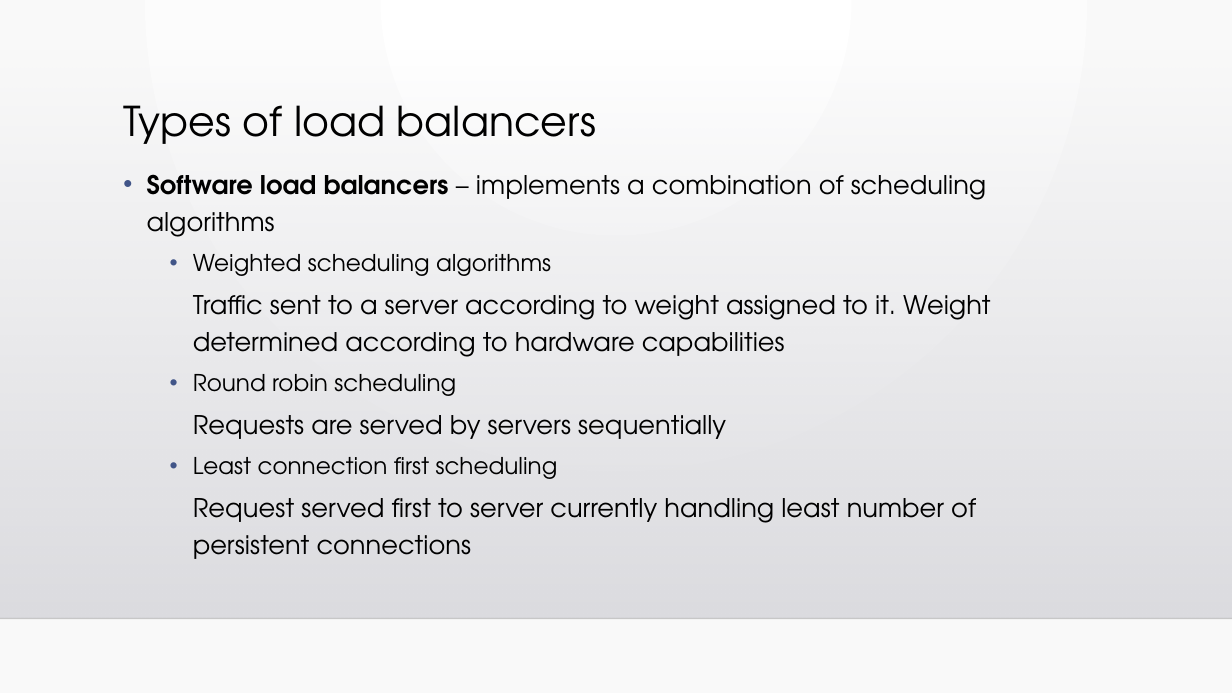
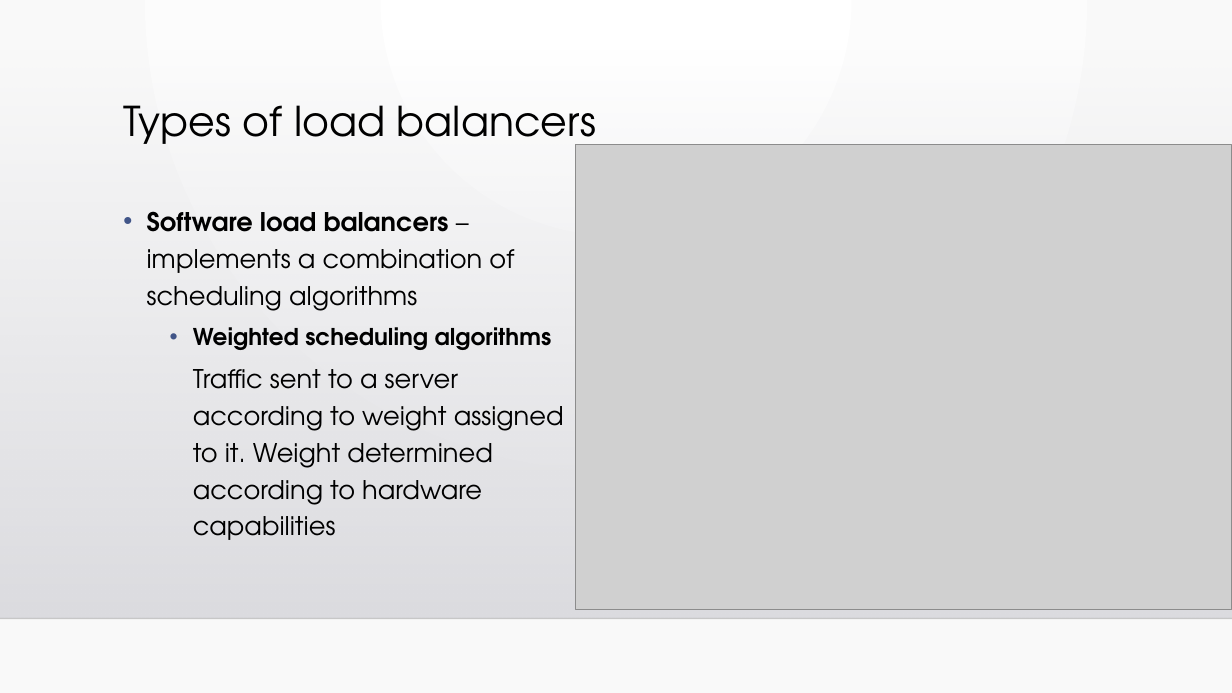
Before and after one commit to shishirkulkarni/DistributedSystems, a slide deck: slide 5 of Homework 9 - Distributed Applications/load_balancer.pptx (slide 3 before the commit). Drawn at 1232x693 pixels with LibreOffice and Linux fonts; fonts in the diff are those of the drawing; grey boxes stand for pictures; background and template pictures are left out. Boxes give left, top, right and bottom in pixels: in the first picture for what was removed or moved away, otherwise in the second. Text is boxed around its words. In the diff, an @@ line names an element or a change of style, - is before the commit and + after.

```diff
--- a/Homework 9 - Distributed Applications/load_balancer.pptx
+++ b/Homework 9 - Distributed Applications/load_balancer.pptx
@@ title "Types of load balancers" rewrapped from (123, 105, 596, 144) to (123, 105, 596, 156) @@
@@ picture added at (576, 145, 1232, 610) @@
@@ text "Software load balancers – implements ...": place and size @@
-text "Software load balancers – implements ..." at (147, 174, 990, 559)
+text "Software load balancers – implements ..." at (147, 211, 564, 540)
@@ text at (193, 327, 552, 350): bold on in "Weighted scheduling algorithms" @@
@@ text at (193, 374, 976, 559): paragraphs removed @@
-  • Round robin scheduling
-  Requests are served by servers sequentially
-  • Least connection first scheduling
-  Request served first to server currently handling least number of persistent connections
```
Also in this commit, not shown: 4 other slides changed, 8 slides added, 1 slide removed.
